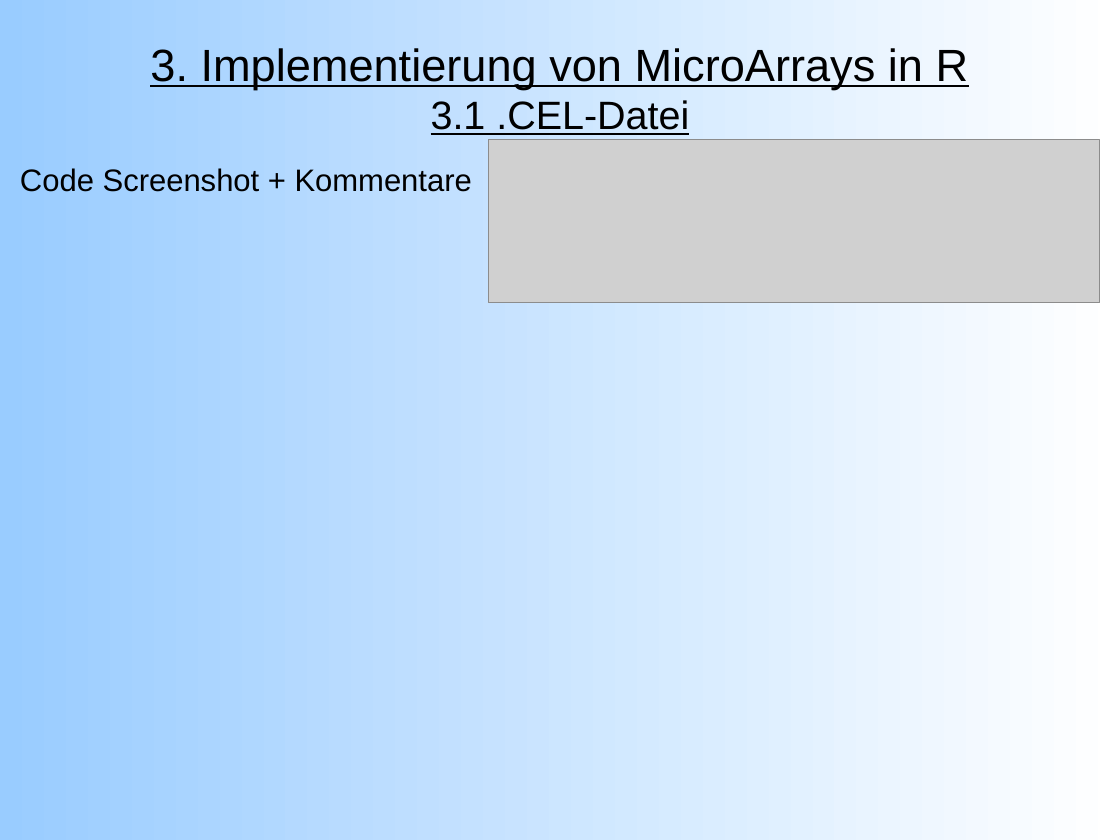
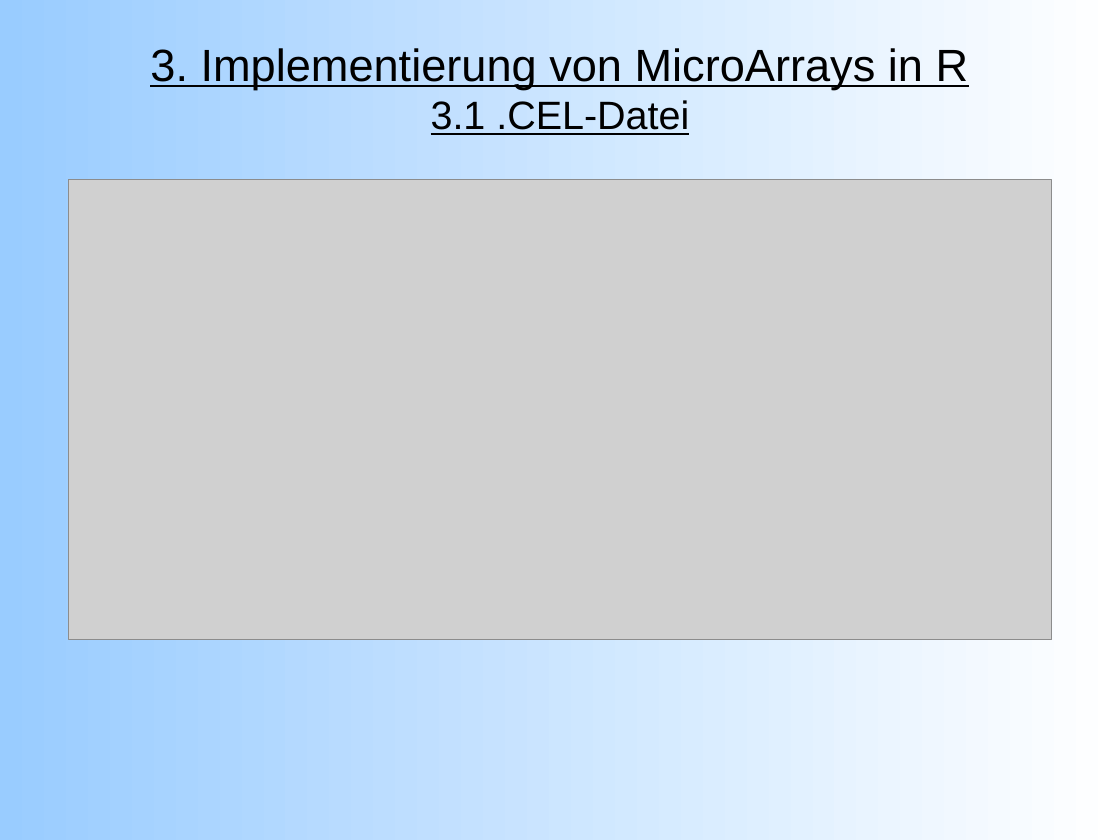
Before and after one commit to emmkey/GenEx, a slide deck: slide 9 of W1 Praesentation.odp (slide 8 before the commit). Drawn at 1120x840 pixels with LibreOffice and Linux fonts; fonts in the diff are those of the drawing; grey boxes stand for pictures. Boxes give left, top, right and bottom in pixels: in the first picture for what was removed or moved away, otherwise in the second. Text is boxed around its words. In the diff, an @@ line names an element or a change of style, - is before the commit and + after.

Commit message:
Added files via upload
Geupdatete Präsentation mit Quelltextbildern. Bilder.zip mit neuen Bildern geupdatet. Quality-Control PDFs hochgeladen. W1 Code enhält jetzt auch den image Befehl (habe ich davor vergessen).

```diff
--- a/W1 Praesentation.odp
+++ b/W1 Praesentation.odp
@@ text removed at (20,168,472,192) @@
-Code Screenshot + Kommentare
@@ picture: place and size @@
-picture at (489,140,1101,303)
+picture at (68,180,1052,640)
```
Also in this commit, not shown: 3 other slides changed, 1 slide added, 4 other files.
